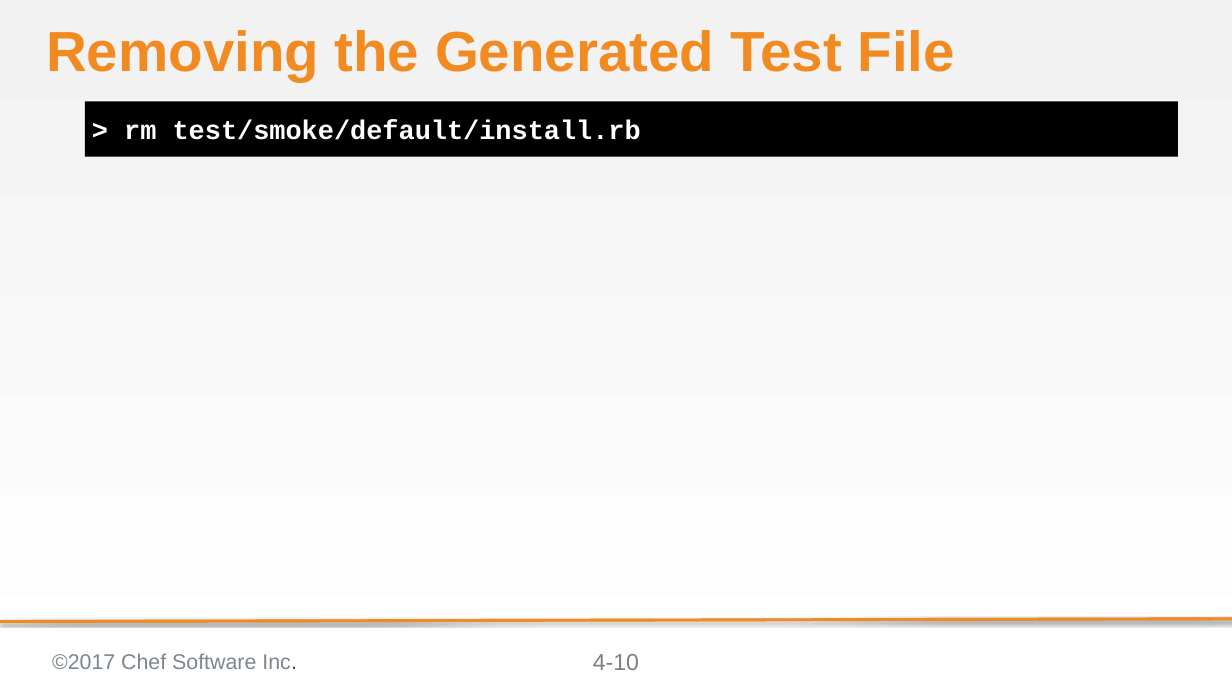
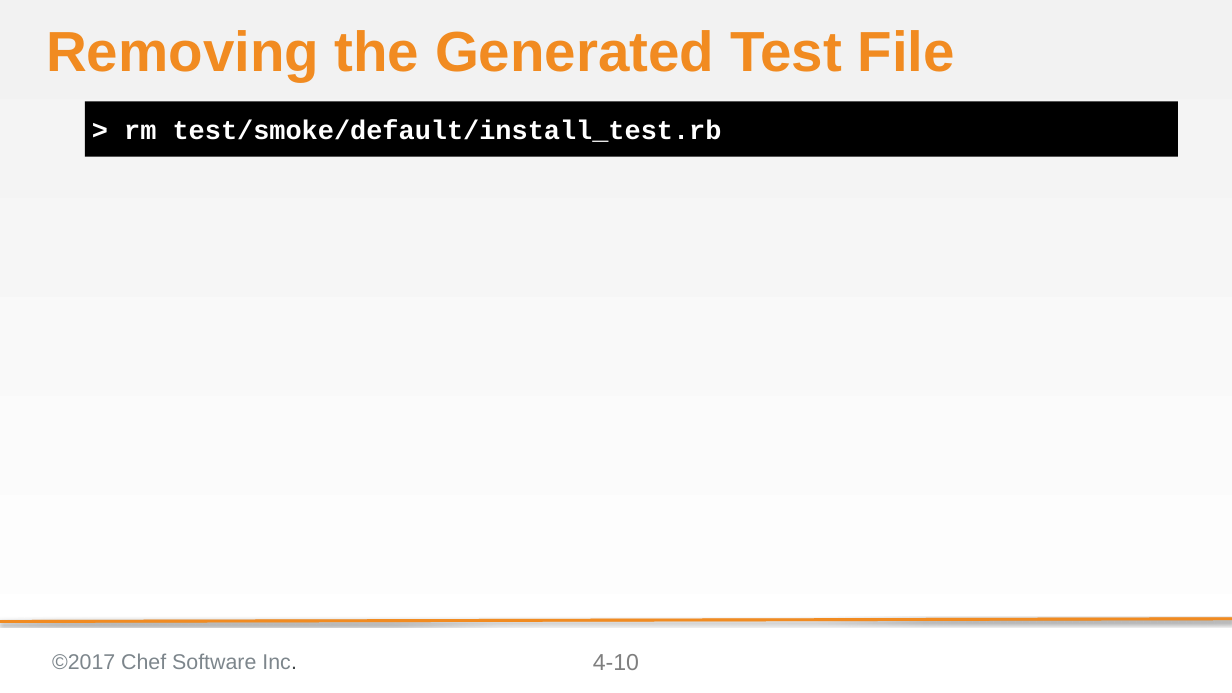
Before and after one commit to ericheiser/chef-intermediate, a slide deck: slide 10 of 04-refactoring_cookbooks_with_tests.pptx. Drawn at 1232x693 pixels with LibreOffice and Linux fonts; fonts in the diff are those of the drawing; background and template pictures are left out. Boxes give left, top, right and bottom in pixels: in the first picture for what was removed or moved away, otherwise in the second. Text is boxed around its words. In the diff, an @@ line names an element or a change of style, - is before the commit and + after.

```diff
--- a/04-refactoring_cookbooks_with_tests.pptx
+++ b/04-refactoring_cookbooks_with_tests.pptx
@@ text at (124,120,722,142): text changed @@
-> rm test/smoke/default/install.rb
+> rm test/smoke/default/install_test.rb
```
Also in this commit, not shown: 2 other slides changed, 2 other files.
